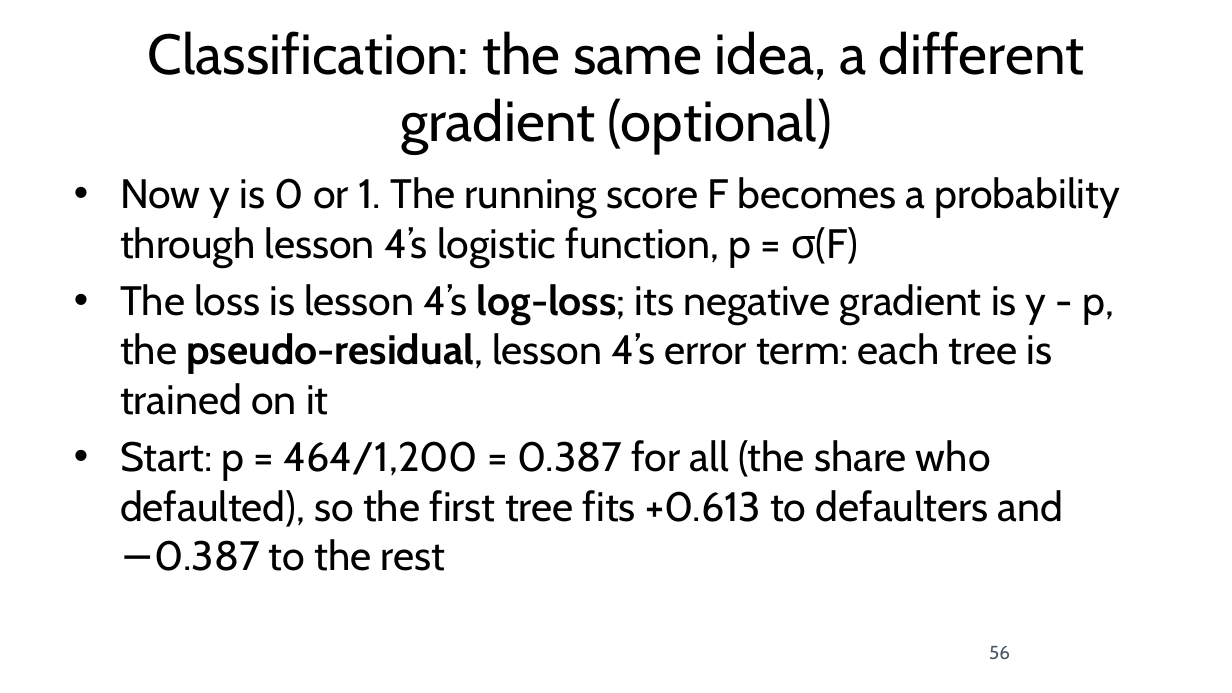
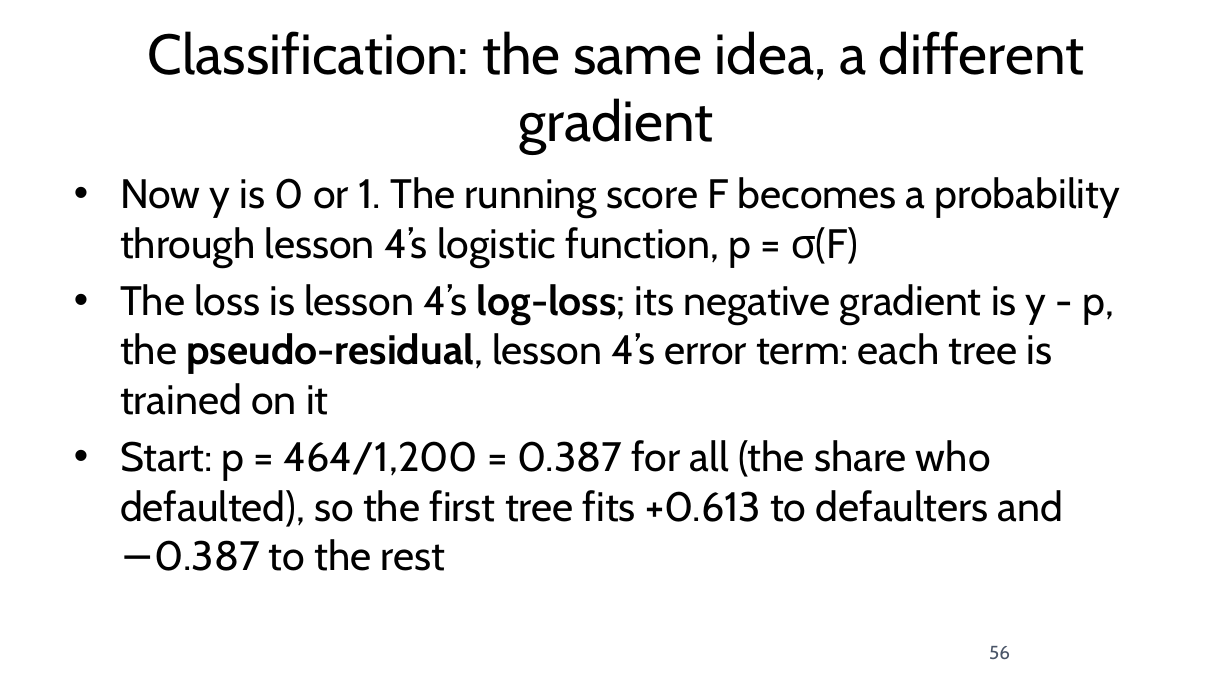
Before and after one commit to fabioantonini/technologies-for-artificial-intelligence, a slide deck: slide 56 of Lessons/07_trees_and_ensembles/Slides/trees_and_ensembles_slides.pptx. Drawn at 1232x693 pixels with LibreOffice and Linux fonts; fonts in the diff are those of the drawing; background and template pictures are left out. Boxes give left, top, right and bottom in pixels: in the first picture for what was removed or moved away, otherwise in the second. Text is boxed around its words. In the diff, an @@ line names an element or a change of style, - is before the commit and + after.

```diff
--- a/Lessons/07_trees_and_ensembles/Slides/trees_and_ensembles_slides.pptx
+++ b/Lessons/07_trees_and_ensembles/Slides/trees_and_ensembles_slides.pptx
@@ title at (148,31,1084,154): text changed @@
-Classification: the same idea, a different gradient (optional)
+Classification: the same idea, a different gradient
```
Also in this commit, not shown: 14 other slides changed, 4 other files.
